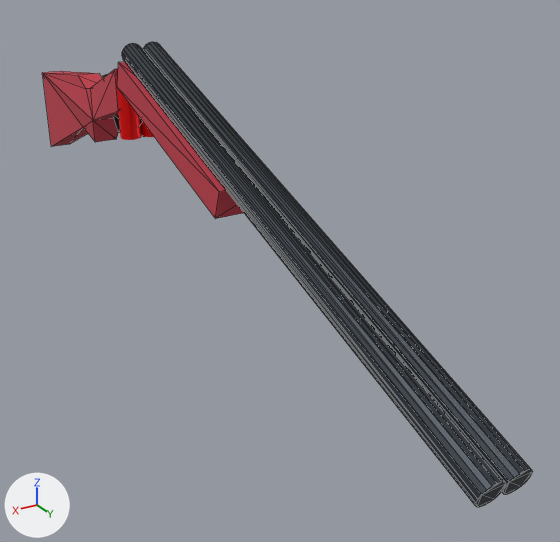
The OBJ model data/weapon-shotgun/double-barreled-shotgun0025.obj: old version first, new version second.
Rendered twice from a 50 mm lens placed at (1.24, 2.85, 0.54), pointed at (-0.25, 0.36, -0.7). Arrows for +X, +Y and +Z are at lower left; the lights stay in place. Mesh edges are drawn as thin lines on the coarser meshes. Where no turn or scale is listed for an object, it has been applied to the vertices.

The scene before the commit, as lines of its bpy script (objects in view):
```python
me_foregrip = bpy.data.meshes.new('foreGrip')
me_foregrip.from_pydata(...)  # 8 vertices, 12 faces; spans x -0.102..0.102, y -0.403..0.546, z -0.367..0.063
me_foregrip.materials.append(mat_wood)  # red #c2404e
me_leftbarrel = bpy.data.meshes.new('leftBarrel')
me_leftbarrel.from_pydata(...)  # 36 vertices, 68 faces; spans x -0.09..0.0, y -0.37..1.85, z -0.72..0.14
me_leftbarrel.materials.append(mat_bluedsteel)  # dark blue #373e46
me_rightbarrel = bpy.data.meshes.new('rightBarrel')
me_rightbarrel.from_pydata(...)  # 36 vertices, 68 faces; spans x 0.0..0.09, y -0.37..1.85, z -0.72..0.14
me_rightbarrel.materials.append(mat_bluedsteel)  # dark blue #373e46
me_shellplastic2 = bpy.data.meshes.new('shellPlastic2')
me_shellplastic2.from_pydata(...)  # an 18-sided cylinder along z spanning x 0.01..0.1, y -0.462..-0.371, z -0.273..-0.004
me_shellplastic2.materials.append(mat_redplastic)  # red #ff0000
ob_foregrip = bpy.data.objects.new('foreGrip', me_foregrip)
ob_foregrip.location = (0.0, 0.0, 0.0)
ob_leftbarrel = bpy.data.objects.new('leftBarrel', me_leftbarrel)
ob_leftbarrel.location = (0.0, 0.0, 0.0)
ob_rightbarrel = bpy.data.objects.new('rightBarrel', me_rightbarrel)
ob_rightbarrel.location = (0.0, 0.0, 0.0)
ob_shellplastic2 = bpy.data.objects.new('shellPlastic2', me_shellplastic2)
ob_shellplastic2.location = (0.0, 0.0, 0.0)
# also in view: 'rearStock' at (0.0, -1.11, -0.29)
```
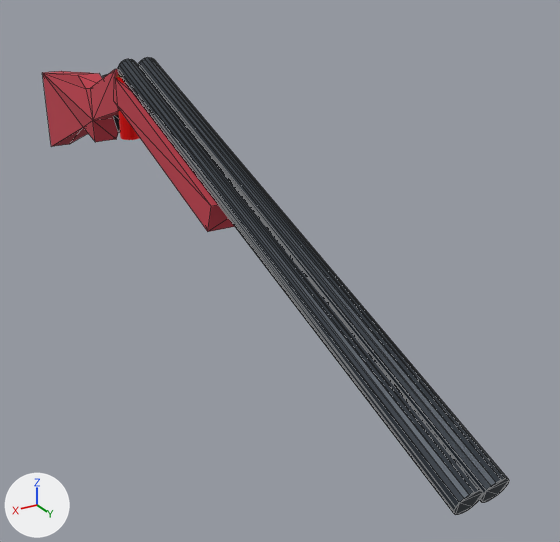
The newer file is also turned or shifted as a whole; pictures and numbers use the older file's frame.

Boxes [x1, y1, x2, y2] around the edits, measured in the pictures (560 x 542 px):
```json
{"object": "rightBarrel", "change": "mesh moved", "before": [122, 43, 506, 507], "after": [118, 59, 483, 515]}
{"object": "leftBarrel", "change": "mesh moved", "before": [143, 42, 533, 494], "after": [138, 57, 509, 502]}
{"object": "foreGrip", "change": "mesh moved", "before": [117, 62, 244, 218], "after": [114, 77, 235, 232]}
```

The change, as JSON lines over the scene's bpy script:
```json
{"block": "me_foregrip", "where": "me_foregrip.from_pydata(...)  # 8 vertices, 12 faces; spans x -0.102..0.102, y -0.403..0.546, z -0.367..0.063"}
{"block": "me_foregrip", "where": "# used by ob_foregrip; location = (0.0, 0.0, 0.0)"}
{"block": "me_foregrip", "change": "me_foregrip part 1: the whole mesh is moved by (0.0, -0.066, -0.071)"}
{"block": "me_leftbarrel", "where": "me_leftbarrel.from_pydata(...)  # 36 vertices, 68 faces; spans x -0.09..0.0, y -0.37..1.85, z -0.72..0.14"}
{"block": "me_leftbarrel", "where": "# used by ob_leftbarrel; location = (0.0, 0.0, 0.0)"}
{"block": "me_leftbarrel", "change": "me_leftbarrel part 2: the whole mesh is moved by (0.0, -0.07, -0.07)"}
{"block": "me_rightbarrel", "where": "me_rightbarrel.from_pydata(...)  # 36 vertices, 68 faces; spans x 0.0..0.09, y -0.37..1.85, z -0.72..0.14"}
{"block": "me_rightbarrel", "where": "# used by ob_rightbarrel; location = (0.0, 0.0, 0.0)"}
{"block": "me_rightbarrel", "change": "me_rightbarrel part 3: the whole mesh is moved by (0.0, -0.07, -0.07)"}
```
